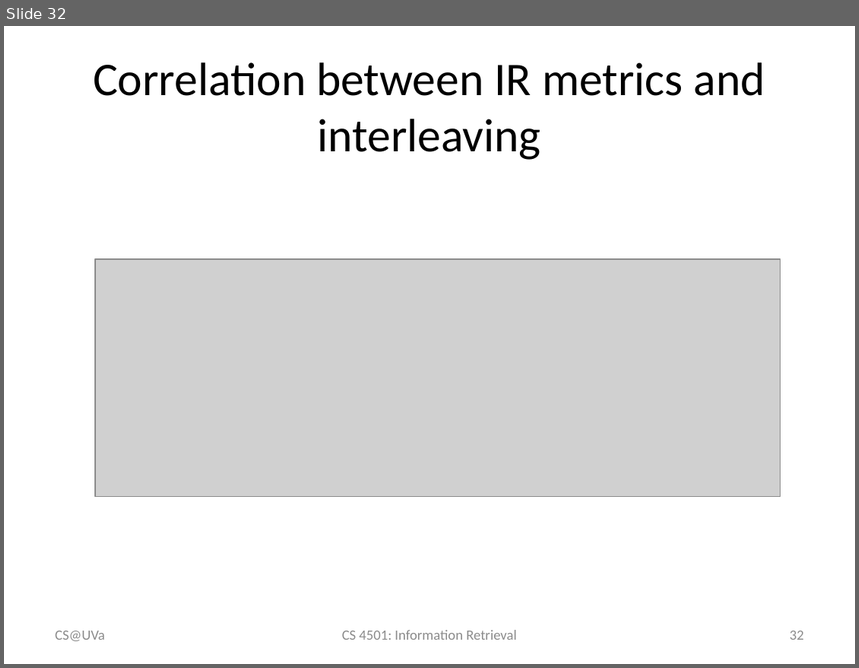
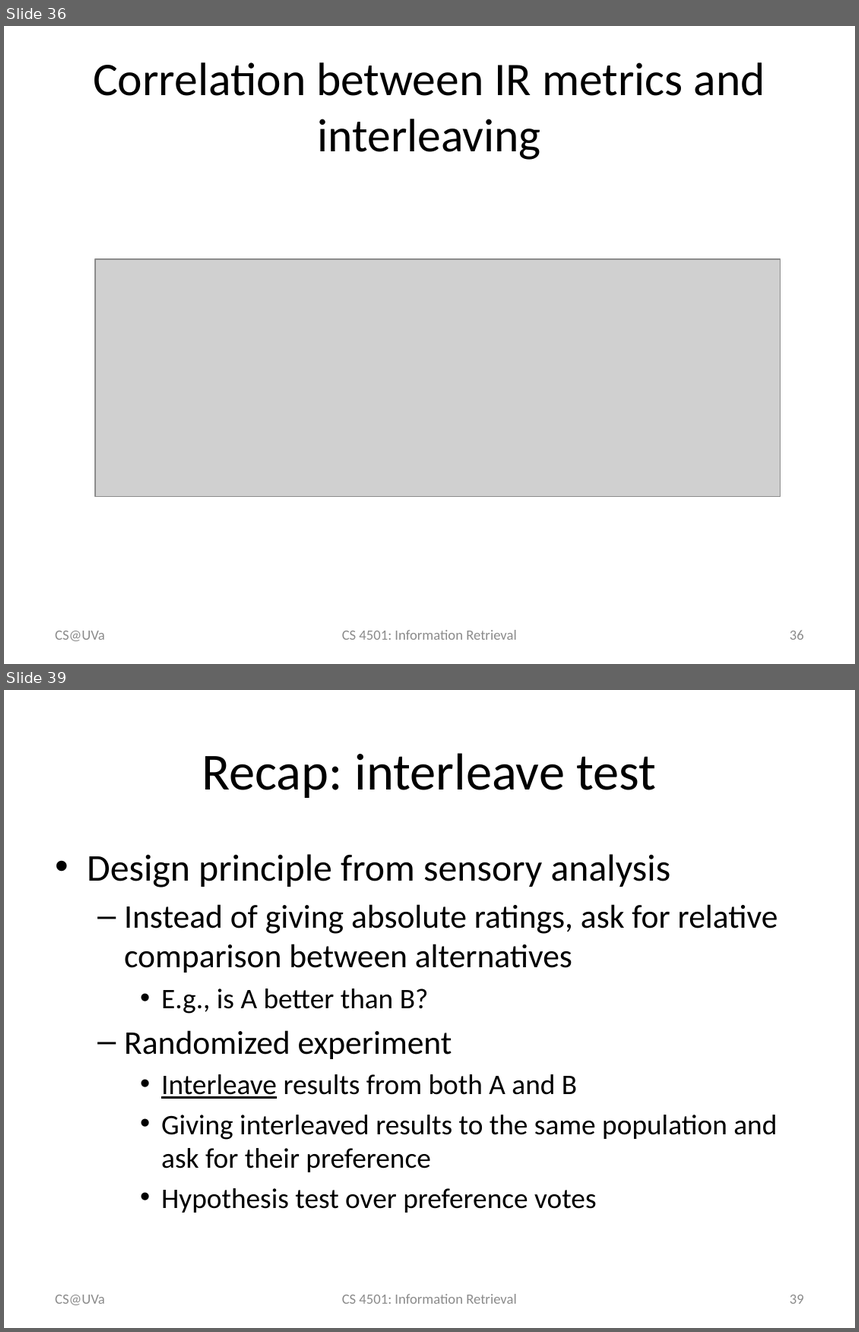
Before and after one commit to wang296/IR2015, a slide deck: docs/Modern Retrieval Evaluations.pptx. Shown one above the other, each under a label of ours: slide 32 before the commit, slides 36 and 39 after it; the slides between them are not shown. The pictures are 859x668 and 859x1332 pixels, drawn with LibreOffice and Linux fonts; fonts in the diff are those of the drawing; grey boxes stand for pictures. Boxes give left, top, right and bottom in pixels: in the first picture for what was removed or moved away, otherwise in the second. Text is boxed around its words. In the diff, an @@ line names an element or a change of style, - is before the commit and + after.

```diff
--- a/docs/Modern Retrieval Evaluations.pptx
+++ b/docs/Modern Retrieval Evaluations.pptx
@@ slide 39 added at bbox=[4, 690, 855, 1328], background #FFFFFF @@
@@ title added at bbox=[202, 753, 657, 798], 44 pt, text #000000 @@
+Recap: interleave test
@@ text added at bbox=[87, 854, 778, 1213], 24 pt, text #000000 @@
+• Design principle from sensory analysis
+  – Instead of giving absolute ratings, ask for relative comparison between alternatives
+    • E.g., is A better than B?
+  – Randomized experiment
+    • Interleave results from both A and B
+    • Giving interleaved results to the same population and ask for their preference
+    • Hypothesis test over preference votes
@@ text added at bbox=[55, 1295, 105, 1306], 12 pt, text #8C8C8C @@
+CS@UVa
@@ text added at bbox=[342, 1294, 516, 1304], 12 pt, text #8C8C8C @@
+CS 4501: Information Retrieval
@@ page number added at bbox=[790, 1295, 804, 1304], 12 pt, text #8C8C8C @@
+39
@@ what was slide 32 is now slide 36 @@
@@ page number at bbox=[790, 630, 804, 640]: text changed @@
-32
+36
```
Also in this commit, not shown: 2 slides changed, 9 other slides added, 7 other files.
